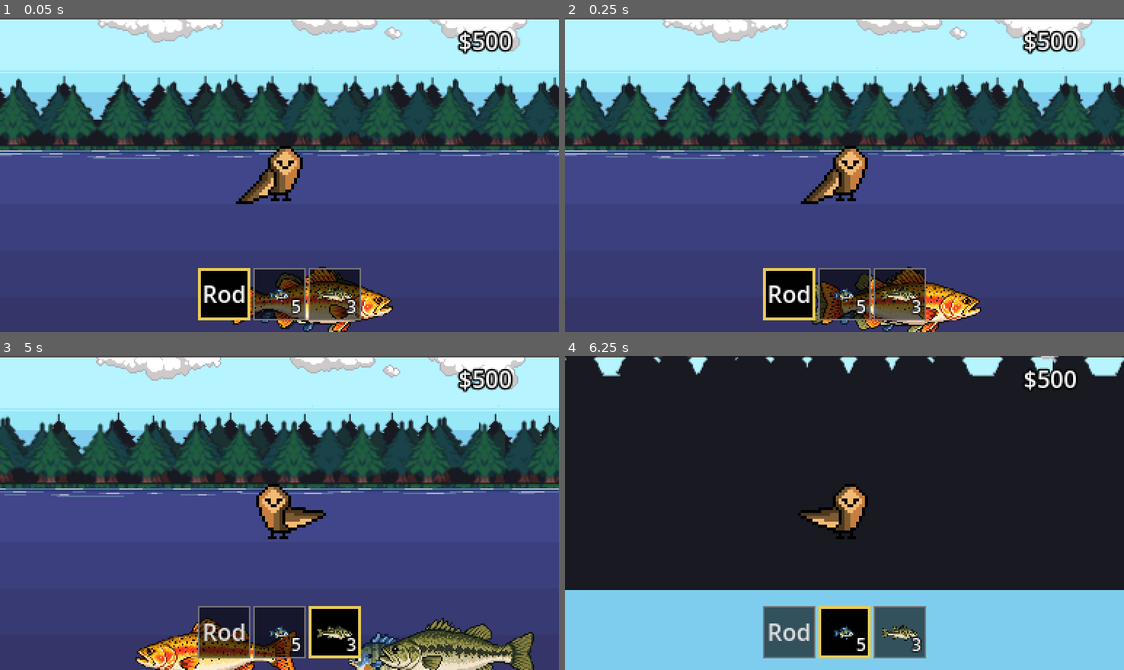
Above: before the commit, frames 1-4 (two rows, left to right).
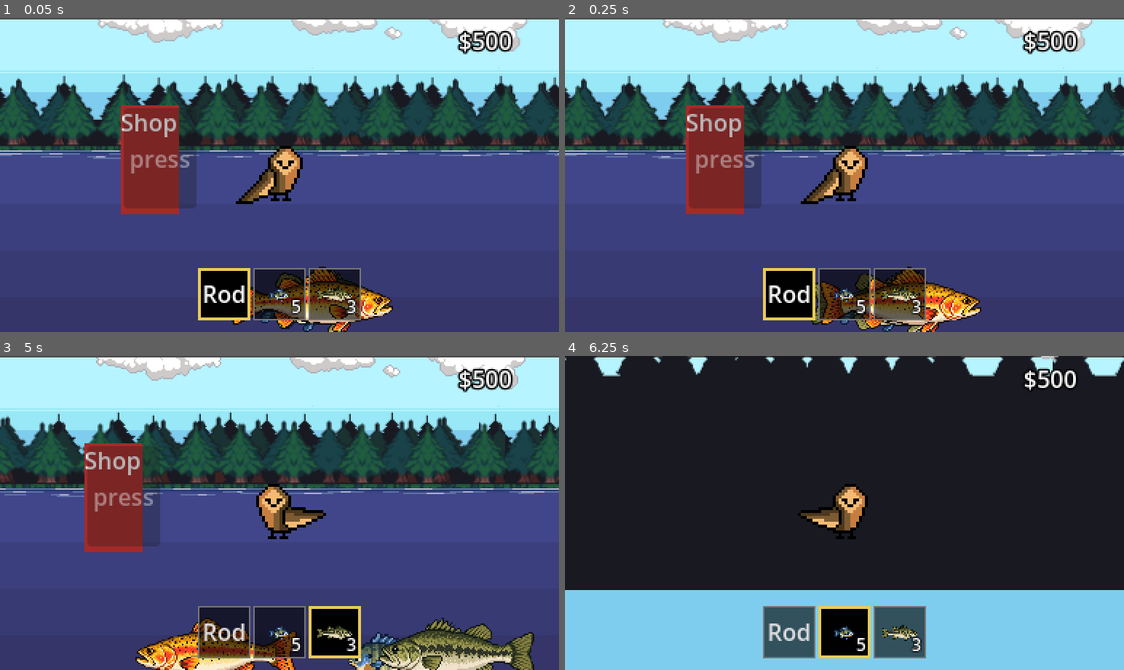
Above: after the commit, the same moments.

Repository: JuanPablo-29/Hoos-Fishing
Game: Godot game, scene res://scenes/MainGame.tscn
The game is run twice, just before and just after one commit, with the same random seed, the same clock (stepped at 60 frames per second) and the same inputs.
Inputs:
- Up to frame 1 (0.05 s): no input
- Up to frame 2 (0.25 s): no input
- Up to frame 3 (5 s): hold Right (move_right) 0.53-1.28 s; tap one key every 0.75 s from 0.6 s: 1 (hotbar_0) 2 (hotbar_1) 3 (hotbar_2) 1 (hotbar_0) 2 (hotbar_1) 3 (hotbar_2); hold Down (move_down) 1.28-2.03 s; hold Right (move_right) 2.03-2.78 s; hold Up (move_up) 2.78-3.53 s; hold Left (move_left) from 3.53 s (still down)
- Up to frame 4 (6.25 s): release Left (move_left) at 5.03 s; hold Down (move_down) 5.03-5.78 s; tap 1 (hotbar_0) at 5.1 s; hold Right (move_right) from 5.78 s (still down); tap 2 (hotbar_1) at 5.85 s

The runs differ from the first frame. In frame 1, 4.2% of the frame differs, in the area x 21-36%, y 27-63%; in frame 2, 4.2%; in frame 3, 4.2%, in the area x 15-29%, y 27-63%; in frame 4, nothing differs.

Commit message:
Spawn shop keeper in main secene

Diff:
--- a/scripts/main_game.gd
+++ b/scripts/main_game.gd
@@ -23,3 +23,7 @@
 
 	var fish_manager = SceneLoader.spawn("res://scenes/FishSpawnManager.tscn","Systems") as Manager
 	fish_manager.player = $World/LevelRoot/Hoo
+
+	var shop = SceneLoader.spawn("res://scenes/ShopKeeper.tscn", "Level")
+	shop.player = player
+	shop.position = Vector2(200,115)
